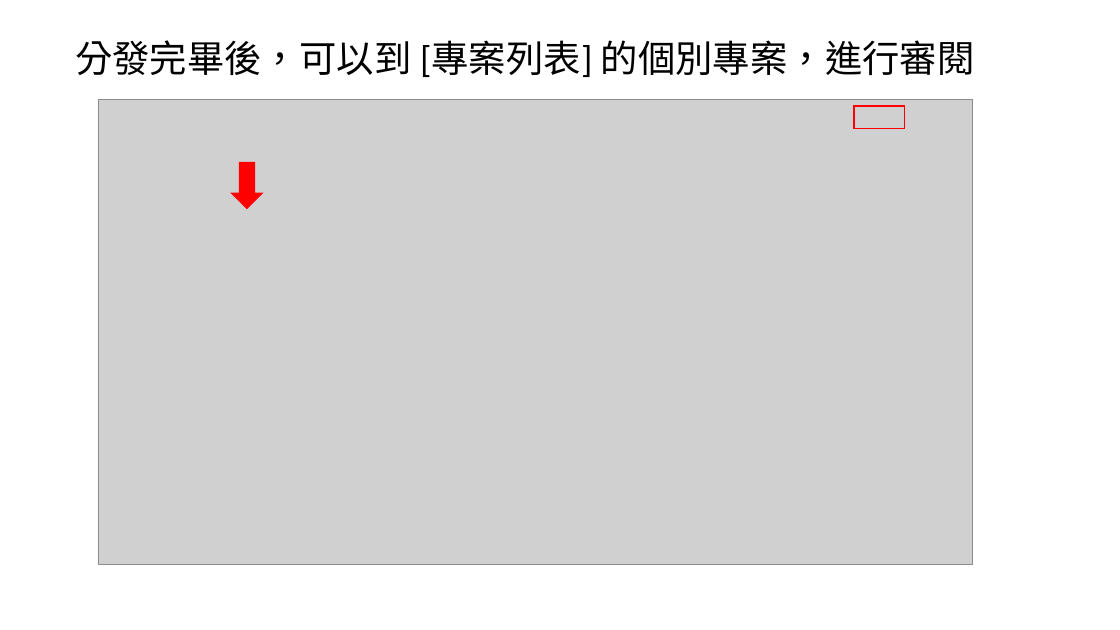
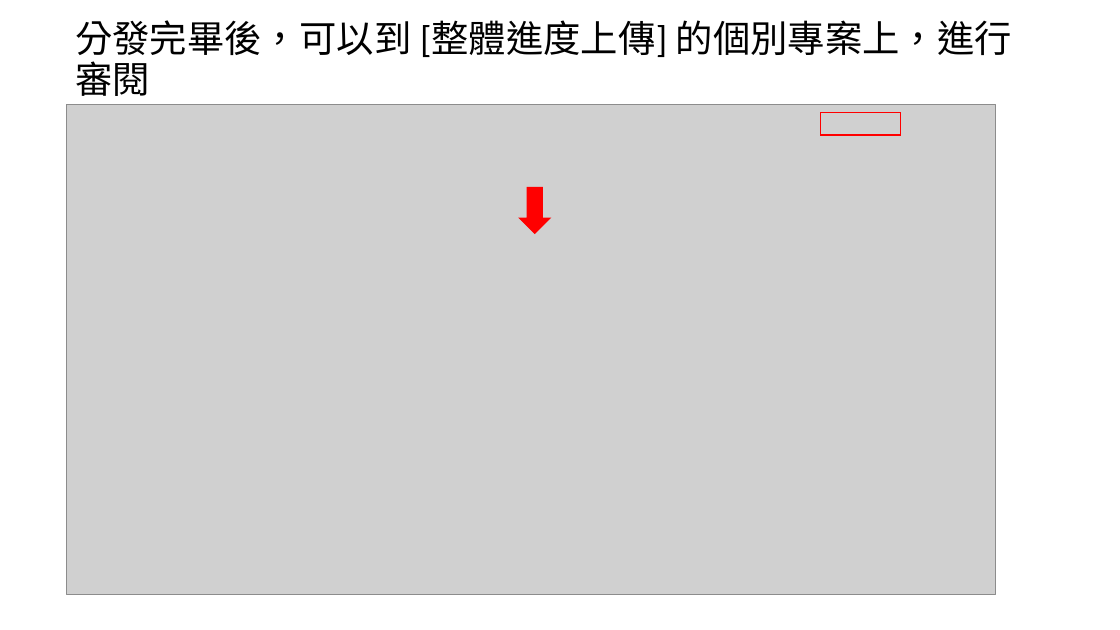
Before and after one commit to fabian415/syncboard, a slide deck: slide 9 of SyncBoard 使用說明文件.pptx. Drawn at 1120x630 pixels with LibreOffice and Linux fonts; fonts in the diff are those of the drawing; grey boxes stand for pictures. Boxes give left, top, right and bottom in pixels: in the first picture for what was removed or moved away, otherwise in the second. Text is boxed around its words. In the diff, an @@ line names an element or a change of style, - is before the commit and + after.

```diff
--- a/SyncBoard 使用說明文件.pptx
+++ b/SyncBoard 使用說明文件.pptx
@@ text at (75, 20, 1012, 96): text changed @@
-分發完畢後，可以到 [專案列表] 的個別專案，進行審閱
+分發完畢後，可以到 [整體進度上傳] 的個別專案上，進行審閱
@@ picture: place and size @@
-picture at (98, 99, 974, 565)
+picture at (67, 104, 996, 595)
@@ rectangle: place and size @@
-rectangle at (854, 106, 905, 129)
+rectangle at (821, 113, 901, 135)
@@ down arrow: place and size @@
-down arrow at (232, 163, 262, 209)
+down arrow at (520, 187, 550, 234)
```
Also in this commit, not shown: 5 other slides changed, 16 slides added, 1 slide removed, 2 other files.
